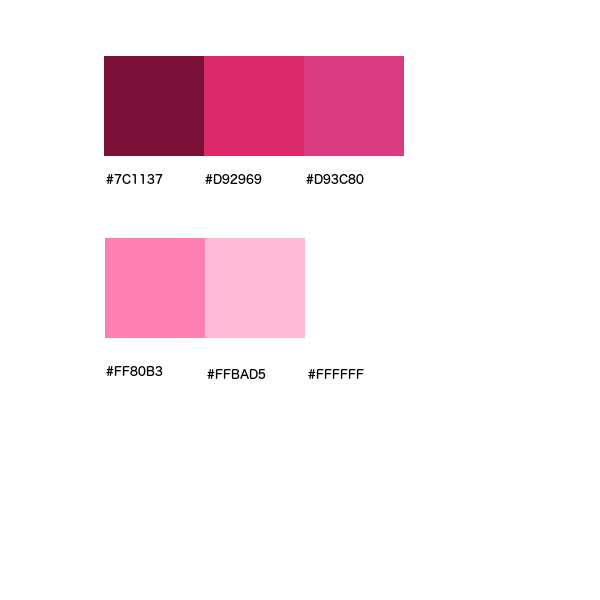
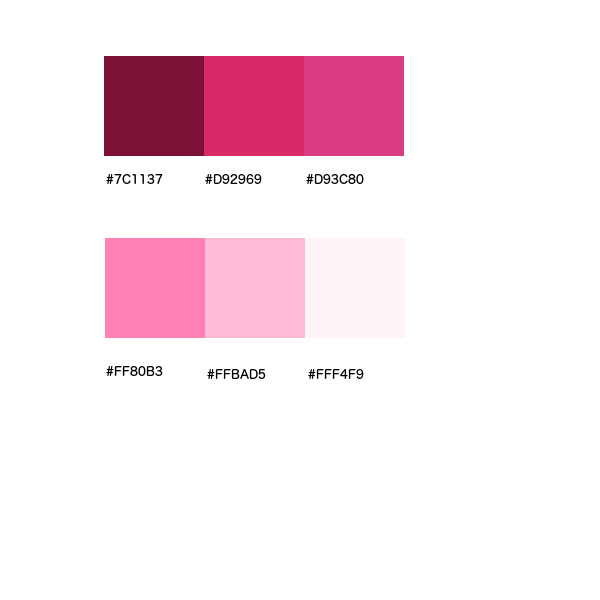
Comparing the layer stacks of the two (600, 600) images. Changes:
painted on "pallete 06" over [305,238,405,379]
